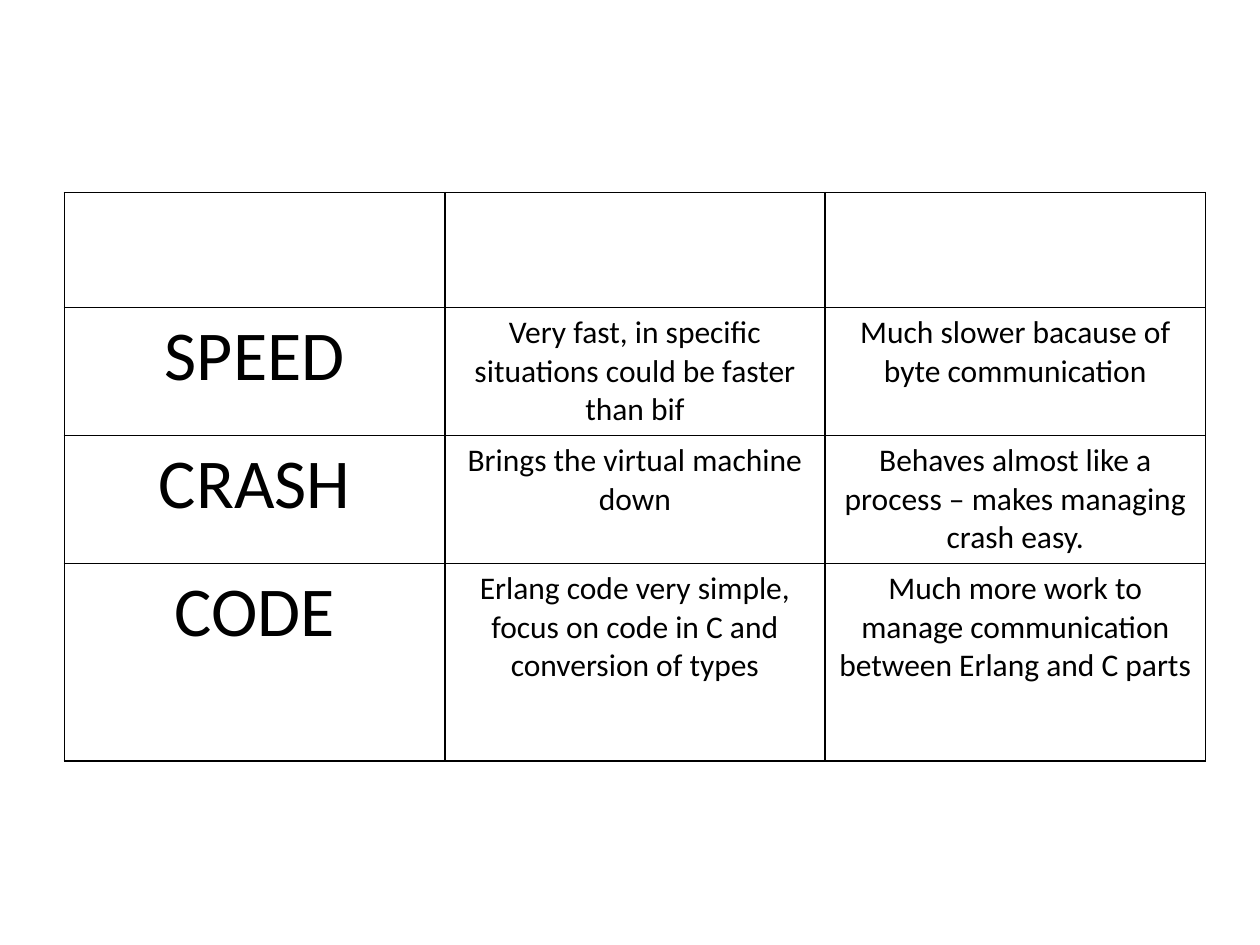
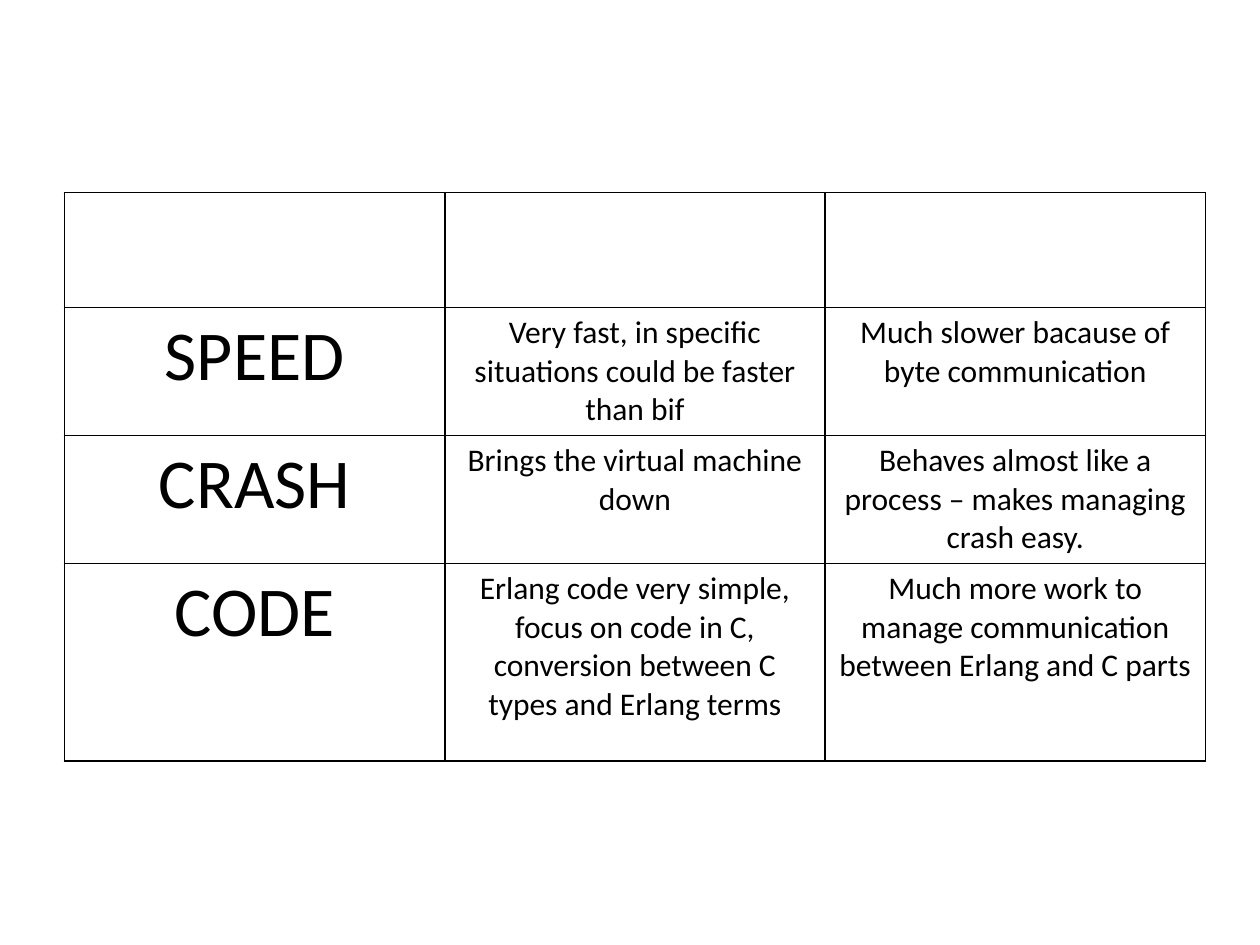
Before and after one commit to fib1123/nif_erlangproject, a slide deck: slide 10 of NIF.pptx (slide 13 before the commit). Drawn at 1260x945 pixels with LibreOffice and Linux fonts; fonts in the diff are those of the drawing. Boxes give left, top, right and bottom in pixels: in the first picture for what was removed or moved away, otherwise in the second. Text is boxed around its words. In the diff, an @@ line names an element or a change of style, - is before the commit and + after.

Commit message:
presentation in pdf

```diff
--- a/NIF.pptx
+++ b/NIF.pptx
@@ table at (x1=64, y1=193, x2=1206, y2=725) @@
-row 4, column 2: Erlang code very simple, focus on code in C and conversion of types
+row 4, column 2: Erlang code very simple, focus on code in C, conversion between C types and Erlang terms
```
Also in this commit, not shown: 2 other slides changed, 1 other file.
